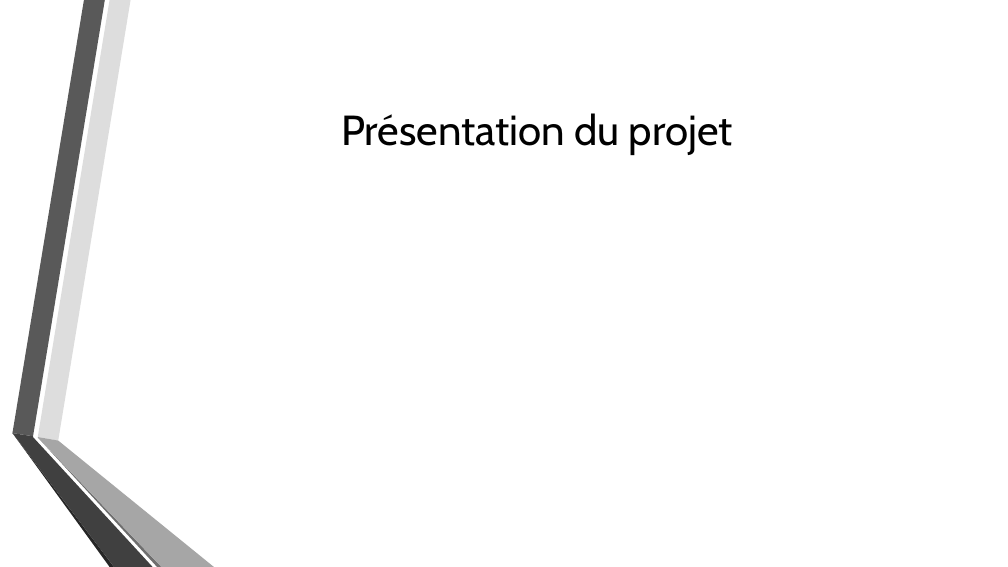
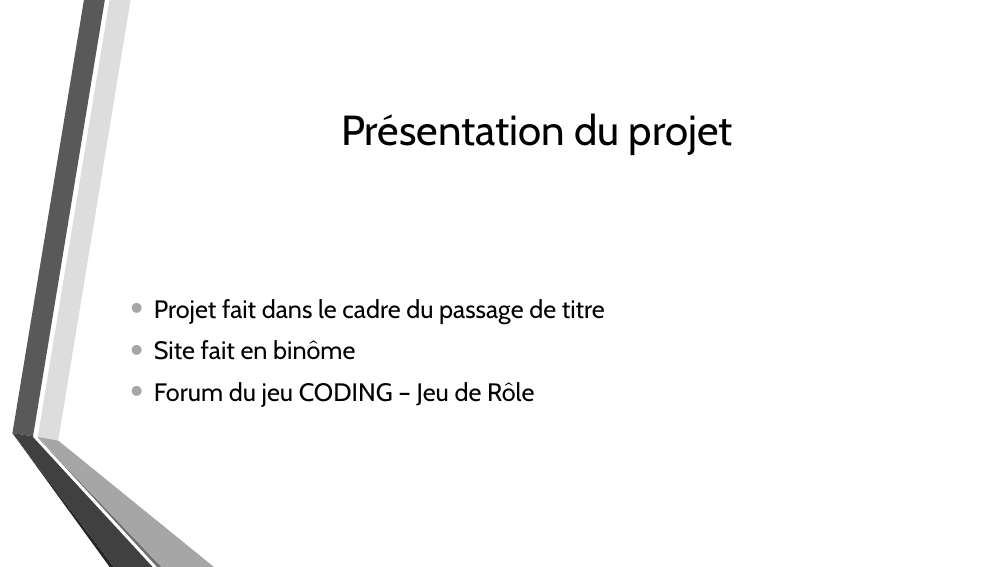
Before and after one commit to Dramaticale/ProjetCODING, a slide deck: slide 4 of Ressources/Documents/Adrian/PrésentationPassage.pptx (slide 3 before the commit). Drawn at 1008x567 pixels with LibreOffice and Linux fonts; fonts in the diff are those of the drawing; background and template pictures are left out. Boxes give left, top, right and bottom in pixels: in the first picture for what was removed or moved away, otherwise in the second. Text is boxed around its words. In the diff, an @@ line names an element or a change of style, - is before the commit and + after.

```diff
--- a/Ressources/Documents/Adrian/PrésentationPassage.pptx
+++ b/Ressources/Documents/Adrian/PrésentationPassage.pptx
@@ text added at bbox=[154, 299, 605, 407], 24 pt, text #000000 @@
+• Projet fait dans le cadre du passage de titre
+• Site fait en binôme
+• Forum du jeu CODING – Jeu de Rôle
```
Also in this commit, not shown: 1 other slide changed, 2 slides added, 11 other files.
